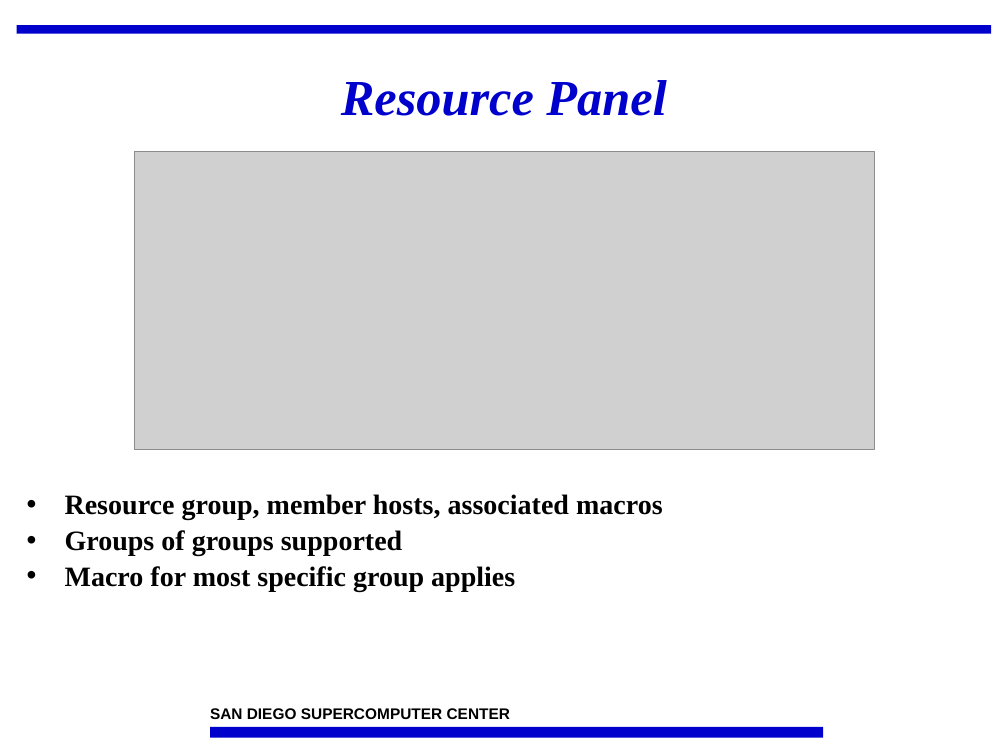
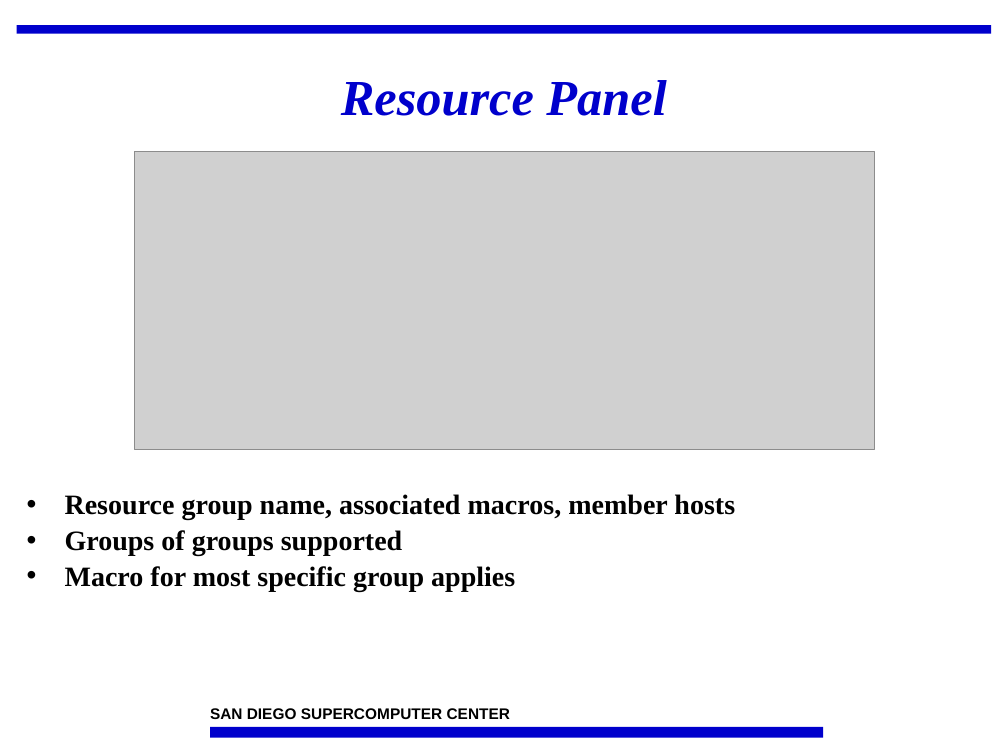
Before and after one commit to IncaProject/inca-xsede, a slide deck: slide 9 of talks/feb-06-workshop/incat.ppt. Drawn at 1008x756 pixels with LibreOffice and Linux fonts; fonts in the diff are those of the drawing; grey boxes stand for pictures; background and template pictures are left out. Boxes give left, top, right and bottom in pixels: in the first picture for what was removed or moved away, otherwise in the second. Text is boxed around its words. In the diff, an @@ line names an element or a change of style, - is before the commit and + after.

```diff
--- a/talks/feb-06-workshop/incat.ppt
+++ b/talks/feb-06-workshop/incat.ppt
@@ text at <box>65,494,735,520</box>: text changed @@
-• Resource group, member hosts, associated macros
+• Resource group name, associated macros, member hosts
```
Also in this commit, not shown: 5 other slides changed, 1 slide added, 1 slide removed.
